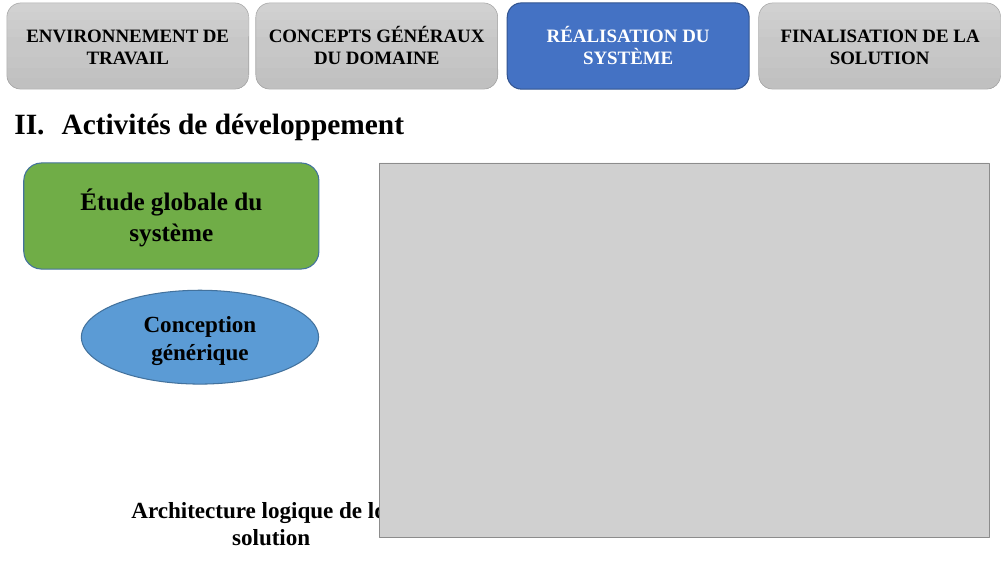
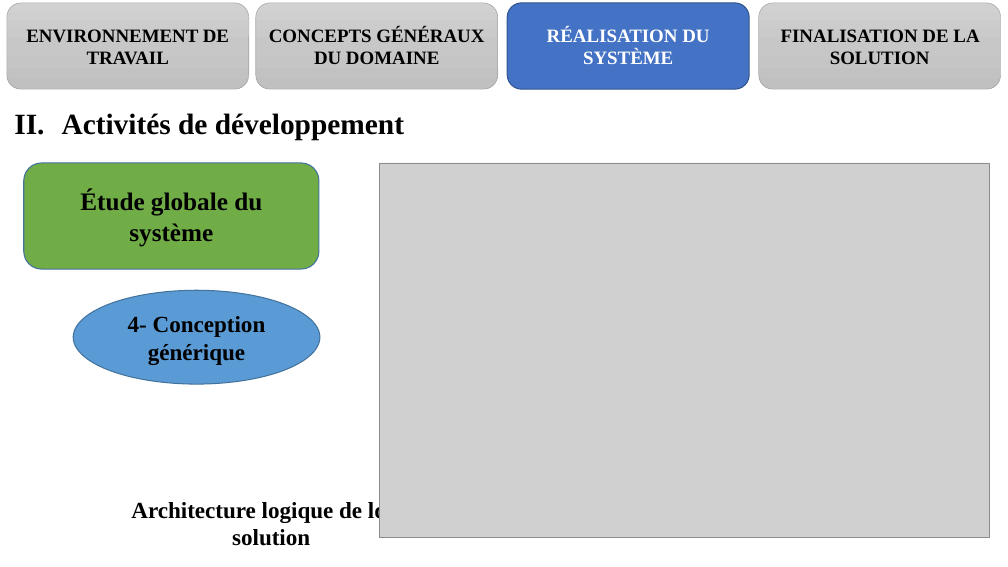
Before and after one commit to melaken/distdocs, a slide deck: slide 19 of Documents/theme/diapo.pptx. Drawn at 1008x567 pixels with LibreOffice and Linux fonts; fonts in the diff are those of the drawing; grey boxes stand for pictures. Boxes give left, top, right and bottom in pixels: in the first picture for what was removed or moved away, otherwise in the second. Text is boxed around its words. In the diff, an @@ line names an element or a change of style, - is before the commit and + after.

```diff
--- a/Documents/theme/diapo.pptx
+++ b/Documents/theme/diapo.pptx
@@ ellipse "4- Conception générique": place and size @@
-ellipse "4- Conception générique" at bbox=[82, 290, 319, 384]
+ellipse "4- Conception générique" at bbox=[73, 290, 320, 384]
@@ text in ellipse at bbox=[128, 316, 266, 365]: text changed @@
-Conception générique
+4- Conception générique
```
Also in this commit, not shown: 12 other slides changed, 35 other files.
